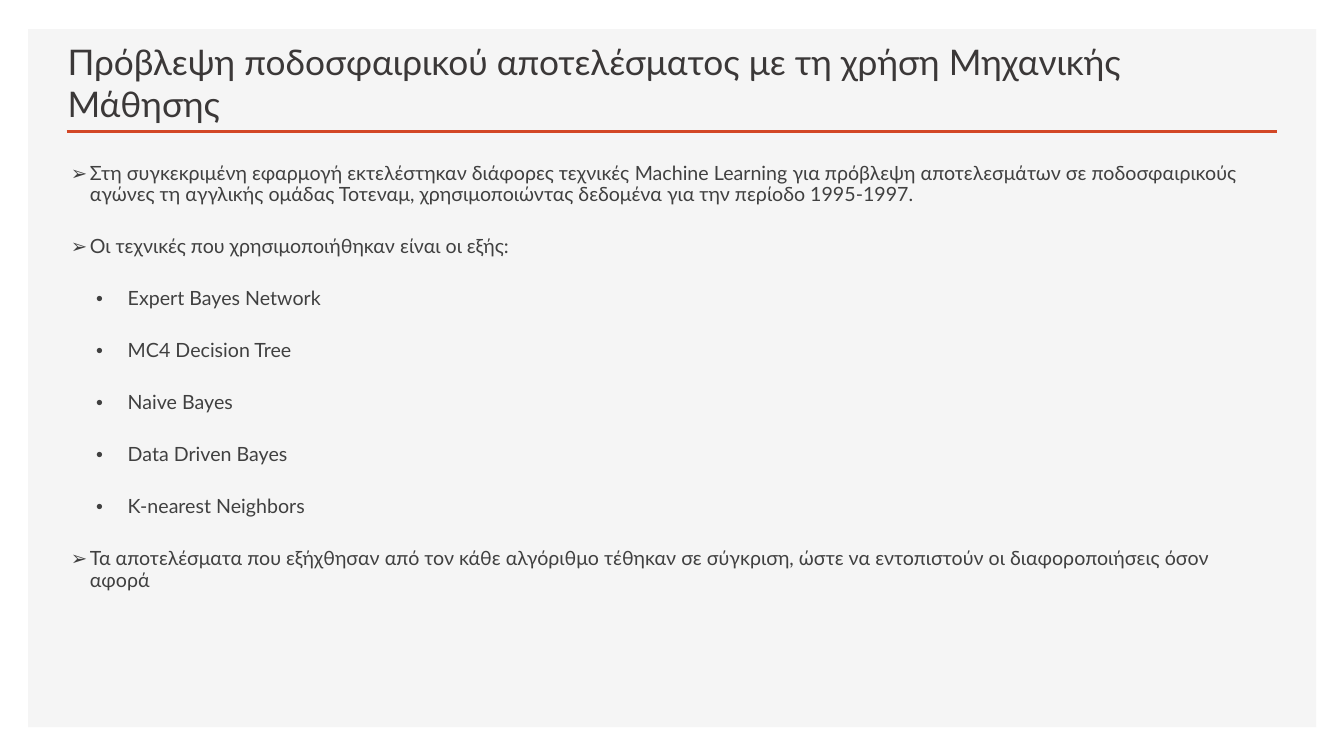
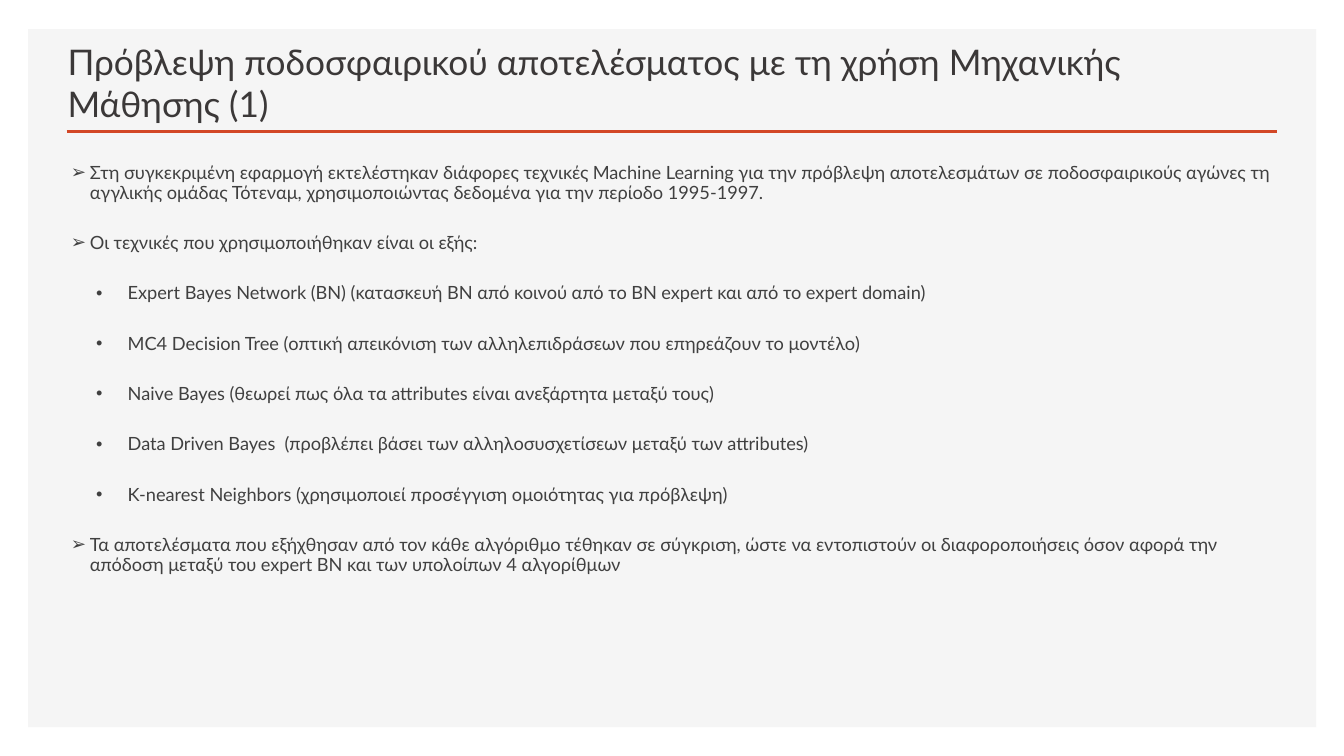
Before and after one commit to nikosbampis/Machine-Learning, a slide deck: slide 5 of machine-learning-12-13.pptx. Drawn at 1344x756 pixels with LibreOffice and Linux fonts; fonts in the diff are those of the drawing. Boxes give left, top, right and bottom in pixels: in the first picture for what was removed or moved away, otherwise in the second. Text is boxed around its words. In the diff, an @@ line names an element or a change of style, - is before the commit and + after.

```diff
--- a/machine-learning-12-13.pptx
+++ b/machine-learning-12-13.pptx
@@ title at bbox=[68, 48, 1121, 123]: text changed @@
-Πρόβλεψη ποδοσφαιρικού αποτελέσματος με τη χρήση Μηχανικής Μάθησης
+Πρόβλεψη ποδοσφαιρικού αποτελέσματος με τη χρήση Μηχανικής Μάθησης (1)
@@ text at bbox=[90, 165, 1270, 203]: text changed; size 14 to 12.9 pt @@
-➢ Στη συγκεκριμένη εφαρμογή εκτελέστηκαν διάφορες τεχνικές Machine Learning για πρόβλεψη αποτελεσμάτων σε ποδοσφαιρικούς αγώνες τη αγγλικής ομάδας Τοτεναμ, χρησιμοποιώντας δεδομένα για την περίοδο 1995-1997.
+➢ Στη συγκεκριμένη εφαρμογή εκτελέστηκαν διάφορες τεχνικές Machine Learning για την πρόβλεψη αποτελεσμάτων σε ποδοσφαιρικούς αγώνες τη αγγλικής ομάδας Τότεναμ, χρησιμοποιώντας δεδομένα για την περίοδο 1995-1997.
@@ text at bbox=[90, 235, 478, 253]: size 14 to 12.9 pt in "Οι τεχνικές που χρησιμοποιήθηκαν είναι οι εξής:" @@
@@ text at bbox=[90, 285, 1217, 574]: text changed; size 14 to 12.9 pt @@
-  • Expert Bayes Network
-  • MC4 Decision Tree
-  • Naive Bayes
-  • Data Driven Bayes
-  • K-nearest Neighbors
-➢ Τα αποτελέσματα που εξήχθησαν από τον κάθε αλγόριθμο τέθηκαν σε σύγκριση, ώστε να εντοπιστούν οι διαφοροποιήσεις όσον αφορά
+  • Expert Bayes Network (BN) (κατασκευή ΒΝ από κοινού από το ΒΝ expert και από το expert domain)
+  • MC4 Decision Tree (οπτική απεικόνιση των αλληλεπιδράσεων που επηρεάζουν το μοντέλο)
+  • Naive Bayes (θεωρεί πως όλα τα attributes είναι ανεξάρτητα μεταξύ τους)
+  • Data Driven Bayes (προβλέπει βάσει των αλληλοσυσχετίσεων μεταξύ των attributes)
+  • K-nearest Neighbors (χρησιμοποιεί προσέγγιση ομοιότητας για πρόβλεψη)
+➢ Τα αποτελέσματα που εξήχθησαν από τον κάθε αλγόριθμο τέθηκαν σε σύγκριση, ώστε να εντοπιστούν οι διαφοροποιήσεις όσον αφορά την απόδοση μεταξύ του expert ΒΝ και των υπολοίπων 4 αλγορίθμων
```
Also in this commit, not shown: 2 slides added, 1 slide removed.
